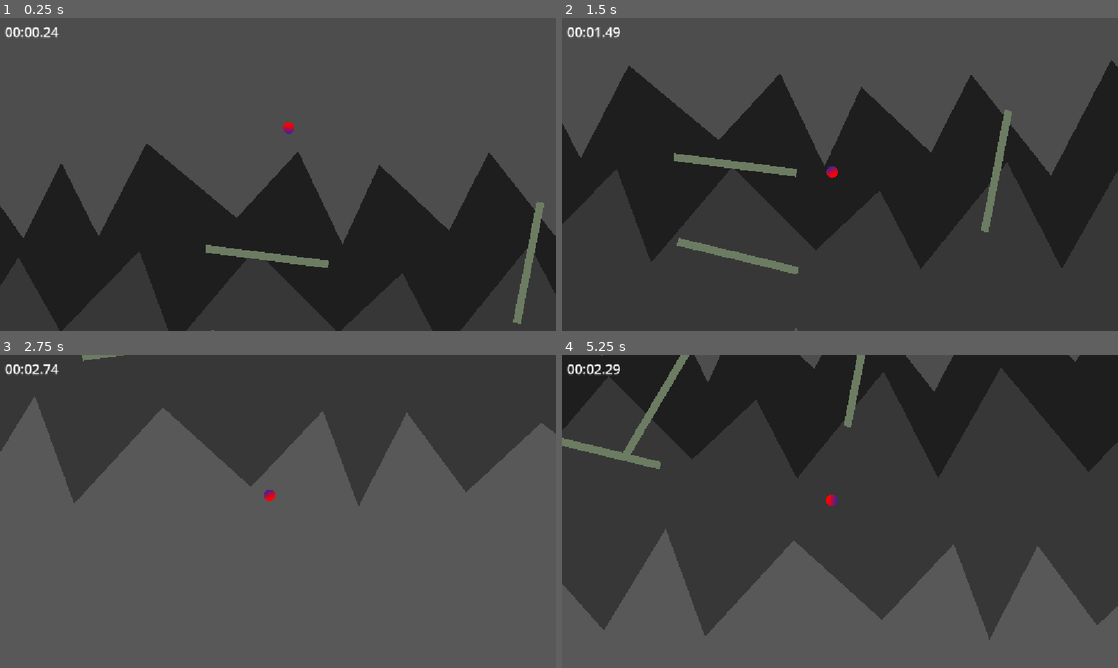
Above: before the commit, frames 1-4 (two rows, left to right).
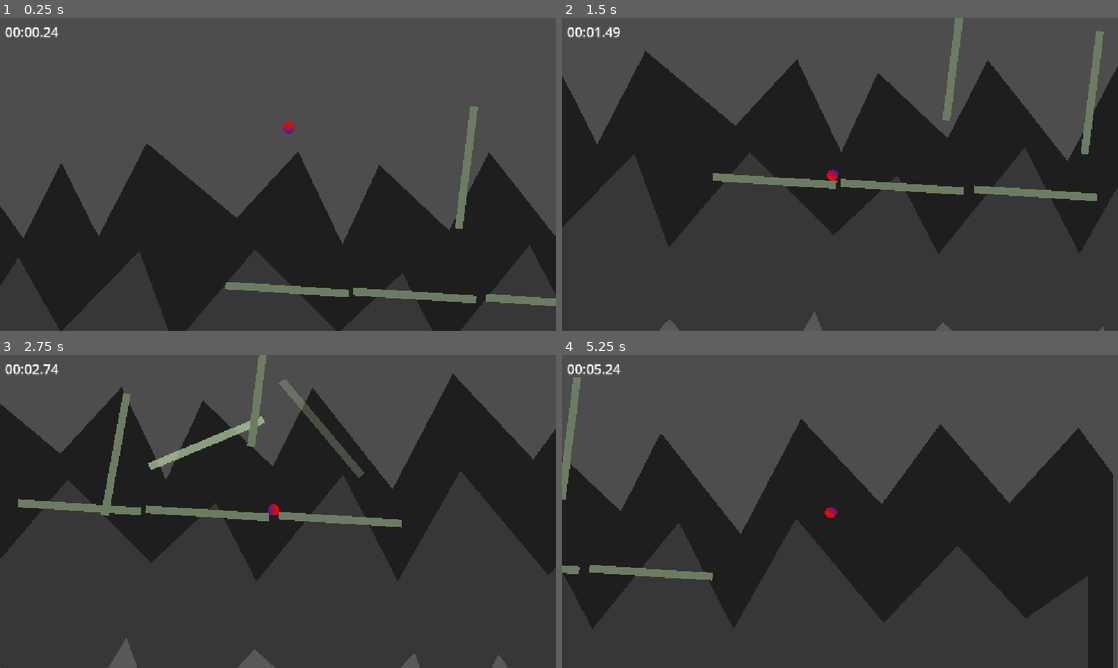
Above: after the commit, the same moments.

Repository: appellatebaton0/wierd-jam
Game: Godot game, scene res://Scenes/Main.tscn
Same seed, same stepped clock (60 frames per second), same inputs: the game is played once before the commit and once after it.
Inputs:
- Up to frame 1 (0.25 s): no input
- Up to frame 2 (1.5 s): tap Enter at 0.5 s; hold W 0.53-1.28 s; tap Space (Jump) at 0.77 s
- Up to frame 3 (2.75 s): tap Space (Jump) at 1.52 s; hold W from 2.03 s (still down)
- Up to frame 4 (5.25 s): tap Space (Jump) at 3.02, 3.77, 4.52 s; release W at 3.53 s

The runs differ from the first frame. In frame 1, 3.0% of the frame differs, in the area x 37-100%, y 28-100%; in frame 2, 18%; in frame 3, 76%; in frame 4, 78%, in the area x 0-100%, y 0-100%.

Commit message:
h9 - Aftereffects
Added an aftereffect system to the rails, though I'm not sure how to feel about it yet - might be too visually distracting.

Rails leave a trail of aftereffects, with a list of objects in an object pool. I even went so far as to make it free them all once the rail is done moving for good.

Diff:
--- /dev/null
+++ b/Scenes/AfterEffects.tscn
@@ -0,0 +1,7 @@
+[gd_scene format=3 uid="uid://pvg1c482ffsj"]
+
+[ext_resource type="Script" uid="uid://cs580iy6qm7f7" path="res://Scripts/AfterEffect.gd" id="1_yjbts"]
+
+[node name="AfterEffects" type="Polygon2D" unique_id=1899747952]
+z_index = -1
+script = ExtResource("1_yjbts")
--- a/Scenes/LongRail.tscn
+++ b/Scenes/LongRail.tscn
@@ -11,6 +11,7 @@
 [node name="LongRail" type="CharacterBody2D" unique_id=1357488898]
 collision_mask = 0
 script = ExtResource("1_1u1rq")
+effect_interval = null
 
 [node name="Poly" type="Polygon2D" parent="." unique_id=18666168]
 color = Color(0.426, 0.49, 0.392, 1)
@@ -29,3 +30,7 @@
 position = Vector2(0, -9)
 shape = SubResource("RectangleShape2D_2n6a2")
 debug_color = Color(0, 0.5950001, 0.7, 0)
+
+[node name="Label" type="Label" parent="." unique_id=199043349]
+offset_right = 40.0
+offset_bottom = 23.0
--- a/Scenes/Main.tscn
+++ b/Scenes/Main.tscn
@@ -11,6 +11,7 @@
 [node name="Main" type="Node" unique_id=1226045905]
 
 [node name="Parallax2D2" type="Parallax2D" parent="." unique_id=1506512909]
+z_index = -2
 scroll_scale = Vector2(0.85, 0.85)
 
 [node name="Polygon2D" type="Polygon2D" parent="Parallax2D2" unique_id=1123582824]
@@ -25,6 +26,7 @@
 spike_range_x_max = 400.0
 
 [node name="Parallax2D" type="Parallax2D" parent="." unique_id=1238806027]
+z_index = -2
 scroll_scale = Vector2(0.9, 0.9)
 
 [node name="Polygon2D" type="Polygon2D" parent="Parallax2D" unique_id=1070006029]
@@ -39,6 +41,7 @@
 spike_range_x_max = 400.0
 
 [node name="Parallax2D3" type="Parallax2D" parent="." unique_id=200755897]
+z_index = -2
 scroll_scale = Vector2(0.95, 0.95)
 
 [node name="Polygon2D" type="Polygon2D" parent="Parallax2D3" unique_id=1894209403]
@@ -59,100 +62,50 @@
 [node name="Player" parent="." unique_id=993666105 instance=ExtResource("4_rgh2o")]
 position = Vector2(217, -906)
 
-[node name="LongRail4" parent="." unique_id=1357488898 node_paths=PackedStringArray("points") instance=ExtResource("5_pbw6q")]
-position = Vector2(-425.99994, -312)
-rotation = 4.6579547
-points = [null, null, null, NodePath("Point 3"), NodePath("Point 4"), null, NodePath("Point 6"), NodePath("Point 7")]
+[node name="LongRail4" parent="." unique_id=1357488898 instance=ExtResource("5_pbw6q")]
+position = Vector2(210, -209)
+rotation = 6.3486896
 initial_wait = 2.0
+effect_interval = 0.2
 
-[node name="Point 3" parent="LongRail4" unique_id=616858566 instance=ExtResource("4_pbw6q")]
-position = Vector2(2.8094177, 554.97485)
-rotation = -1.3889546
+[node name="LongRail5" parent="." unique_id=1238590221 instance=ExtResource("5_pbw6q")]
+position = Vector2(739, -184.00002)
+rotation = 6.3486896
+initial_wait = 2.0
+effect_interval = 0.2
+
+[node name="LongRail6" parent="." unique_id=945736736 instance=ExtResource("5_pbw6q")]
+position = Vector2(1291, -158.00002)
+rotation = 6.3486896
+initial_wait = 2.0
+effect_interval = 0.2
+
+[node name="LongRail7" parent="." unique_id=611211246 instance=ExtResource("5_pbw6q")]
+position = Vector2(953, -713.99994)
+rotation = 7.980708
+initial_wait = 2.0
+effect_interval = 0.2
+
+[node name="LongRail8" parent="." unique_id=197543685 node_paths=PackedStringArray("points") instance=ExtResource("5_pbw6q")]
+position = Vector2(1526, -576.00006)
+rotation = 7.980708
+points = [NodePath("Point 0"), NodePath("Point 1")]
+initial_wait = 2.0
+effect_interval = 0.2
+
+[node name="Point 0" parent="LongRail8" unique_id=616858566 instance=ExtResource("4_pbw6q")]
 color = Color(0.426, 0.49, 0.392, 1)
 polygon = PackedVector2Array(-256, -16, -256, 16, 256, 16, 256, -16)
-next_interpol_time = 0.7
-next_wait = 1.5
-pos = Vector2(128.00006, -345)
-rot = -3.0141852
+pos = Vector2(1526, -576.00006)
+rot = 1.6975229
 
-[node name="Point 4" parent="LongRail4" unique_id=1432234188 instance=ExtResource("4_pbw6q")]
-position = Vector2(-573.09344, 1272.7046)
-rotation = -1.634449
+[node name="Point 1" parent="LongRail8" unique_id=1595053393 instance=ExtResource("4_pbw6q")]
+position = Vector2(422.612, 1631.6715)
+rotation = 1.8569036
 color = Color(0.426, 0.49, 0.392, 1)
 polygon = PackedVector2Array(-256, -16, -256, 16, 256, 16, 256, -16)
-next_interpol_time = 0.3
-pos = Vector2(876.00006, 191)
-rot = 3.0235057
-
-[node name="Point 6" parent="LongRail4" unique_id=1181065603 instance=ExtResource("4_pbw6q")]
-position = Vector2(-704.5508, -284.75458)
-rotation = -0.88096344
-color = Color(0.426, 0.49, 0.392, 1)
-polygon = PackedVector2Array(-256, -16, -256, 16, 256, 16, 256, -16)
-next_interpol_time = 0.6
-pos = Vector2(-671.99994, 406.99994)
-rot = -2.506194
-
-[node name="Point 7" parent="LongRail4" unique_id=289718062 instance=ExtResource("4_pbw6q")]
-rotation = 3.1232307
-color = Color(0.426, 0.49, 0.392, 1)
-polygon = PackedVector2Array(-256, -16, -256, 16, 256, 16, 256, -16)
-next_interpol_time = 0.6
-pos = Vector2(-425.99994, -312)
-rot = 1.498
-
-[node name="LongRail2" parent="." unique_id=1804509669 node_paths=PackedStringArray("points") instance=ExtResource("5_pbw6q")]
-position = Vector2(996, -363)
-rotation = -0.6090429
-points = [NodePath("Point 0"), NodePath("Point 1"), NodePath("Point 2")]
-initial_wait = 6.0
-
-[node name="Point 0" parent="LongRail2" unique_id=2044964264 instance=ExtResource("4_pbw6q")]
-position = Vector2(-929.45264, -165.47726)
-rotation = 0.84640086
-color = Color(0.426, 0.49, 0.392, 1)
-polygon = PackedVector2Array(-256, -16, -256, 16, 256, 16, 256, -16)
-next_wait = 3.0
-pos = Vector2(139, 32.99997)
-rot = 0.23735796
-
-[node name="Point 1" parent="LongRail2" unique_id=503530027 instance=ExtResource("4_pbw6q")]
-position = Vector2(118.032364, 85.984665)
-rotation = -0.13390423
-color = Color(0.426, 0.49, 0.392, 1)
-polygon = PackedVector2Array(-256, -16, -256, 16, 256, 16, 256, -16)
-next_wait = 3.0
-pos = Vector2(1142, -360)
-rot = -0.7429471
-
-[node name="Point 2" parent="LongRail2" unique_id=195668118 instance=ExtResource("4_pbw6q")]
-position = Vector2(-979.5682, -104.114365)
-rotation = 0.7382525
-color = Color(0.426, 0.49, 0.392, 1)
-polygon = PackedVector2Array(-256, -16, -256, 16, 256, 16, 256, -16)
-pos = Vector2(133.00012, 111.99982)
-rot = 0.12920965
-
-[node name="LongRail3" parent="." unique_id=423940435 node_paths=PackedStringArray("points") instance=ExtResource("5_pbw6q")]
-position = Vector2(407.99997, -335)
-rotation = -0.106793165
-points = [NodePath("Point 0"), NodePath("Point 1")]
-initial_wait = 4.0
-
-[node name="Point 0" parent="LongRail3" unique_id=598634466 instance=ExtResource("4_pbw6q")]
-position = Vector2(796.8264, 100.50653)
-rotation = -1.2682068
-color = Color(0.426, 0.49, 0.392, 1)
-polygon = PackedVector2Array(-256, -16, -256, 16, 256, 16, 256, -16)
-pos = Vector2(1210.9999, -320)
-rot = -1.375
-
-[node name="Point 1" parent="LongRail3" unique_id=1922042399 instance=ExtResource("4_pbw6q")]
-position = Vector2(300.8141, -0.941514)
-color = Color(0.426, 0.49, 0.392, 1)
-polygon = PackedVector2Array(-256, -16, -256, 16, 256, 16, 256, -16)
-pos = Vector2(707, -368)
-rot = -0.10679316
+pos = Vector2(-146, -363.00003)
+rot = -2.728759
 
 [node name="Level" type="Node" parent="." unique_id=490863187]
 
--- /dev/null
+++ b/Scripts/AfterEffect.gd
@@ -0,0 +1,26 @@
+class_name AfterEffect extends Polygon2D
+# Acts like a particle for the rails.
+
+var in_use := false
+
+@export
+var fade_time := 0.5
+var fade_timer := -1.0
+
+func _process(delta: float) -> void:
+	if fade_timer > 0:
+		fade_timer = move_toward(fade_timer, 0, delta)
+
+		modulate.a = fade_timer / fade_time
+	elif fade_timer == 0:
+		in_use = false
+		fade_timer = -1
+
+func use(by:Rail):
+	polygon = by.poly.polygon
+	color = by.color() * 1.7
+
+	in_use = true
+	fade_timer = fade_time
+	global_position = by.global_position
+	global_rotation = by.global_rotation
--- a/Scripts/Rail.gd
+++ b/Scripts/Rail.gd
@@ -1,9 +1,11 @@
 @tool
 class_name Rail extends CharacterBody2D
 
-const TRANSFORM = preload("res://Scenes/Transform.tscn")
 
 @onready var poly := $Poly
+
+## RAIL SNAPPING
+
 @onready var player:Player = get_tree().get_first_node_in_group("Player")
 
 @onready var rail_snap := get_rail_snap()
@@ -12,20 +14,32 @@
 		if child is Area2D: return child
 	return null
 
+## TRANSFORMS
+
+const TRANSFORM = preload("res://Scenes/Transform.tscn")
+
 @warning_ignore("unused_private_class_variable") @export_tool_button("New Transform")
 var _new_transform := _add_transform
 @warning_ignore("unused_private_class_variable") @export_tool_button("Clear Transforms")
 var _rem_transforms := _clear_transforms
 
-## All the Transforms this rail will interpolate between.
 @export var points:Array[Transform]
 
 var curr:Transform  # The transform to lerp to currently
 var next:Transform  # The transform to lerp to next
 
-@export var initial_wait = 0.0 # How long to wait before the next interpolation.
+@export
+var initial_wait = 0.0 # How long to wait before the next interpolation.
 var wait = 0.0
 var lerp_amnt = 0.0 # How close this rail is to curr. 0.0 - 1.0
+
+## AFTEREFFECTS
+
+const AFTEREFFECT = preload("res://Scenes/AfterEffects.tscn")
+
+var effect_pool:Array[AfterEffect]
+@export var effect_interval := 0.2
+var effect_timer := 0.0
 
 func _ready() -> void:
 
@@ -46,6 +60,17 @@
 
 	# IF anything's gone wrong or this just shouldn't be done, then don't do it.
 	if Engine.is_editor_hint(): return
+
+	if len(points) > 1 and curr != points.back():
+		effect_timer = move_toward(effect_timer, 0, delta)
+		if effect_timer == 0:
+			aftereffect()
+			effect_timer = effect_interval
+	elif len(effect_pool):
+		for effect in effect_pool: if not effect.in_use:
+			effect_pool.erase(effect)
+			effect.queue_free()
+
 
 	wait = move_toward(wait, 0, delta)
 	if wait:
@@ -73,7 +98,27 @@
 
 	move_and_slide()
 
-func _on_reset():
+## Creating an aftereffect.
+func aftereffect() -> void:
+
+	var target:AfterEffect
+
+	# Check existing effects.
+	for effect in effect_pool: if not effect.in_use:
+		target = effect
+		break
+
+	# If all in use / none exist, make a new one.
+	if not target:
+		target = AFTEREFFECT.instantiate()
+		get_parent().add_child(target)
+
+		effect_pool.append(target)
+
+	target.use(self)
+
+## Reseting
+func _on_reset() -> void:
 	wait = initial_wait
 
 	if len(points) > 1:
@@ -83,7 +128,6 @@
 		global_position = curr.pos
 		rotation = curr.rot
 	lerp_amnt = 0.0
-
 
 ## Lerp, but the amount is eased.
 func lerp_ease(a:Variant, b:Variant, l:float, e:float) -> Variant:
Not shown, added: Scripts/AfterEffect.gd.uid
